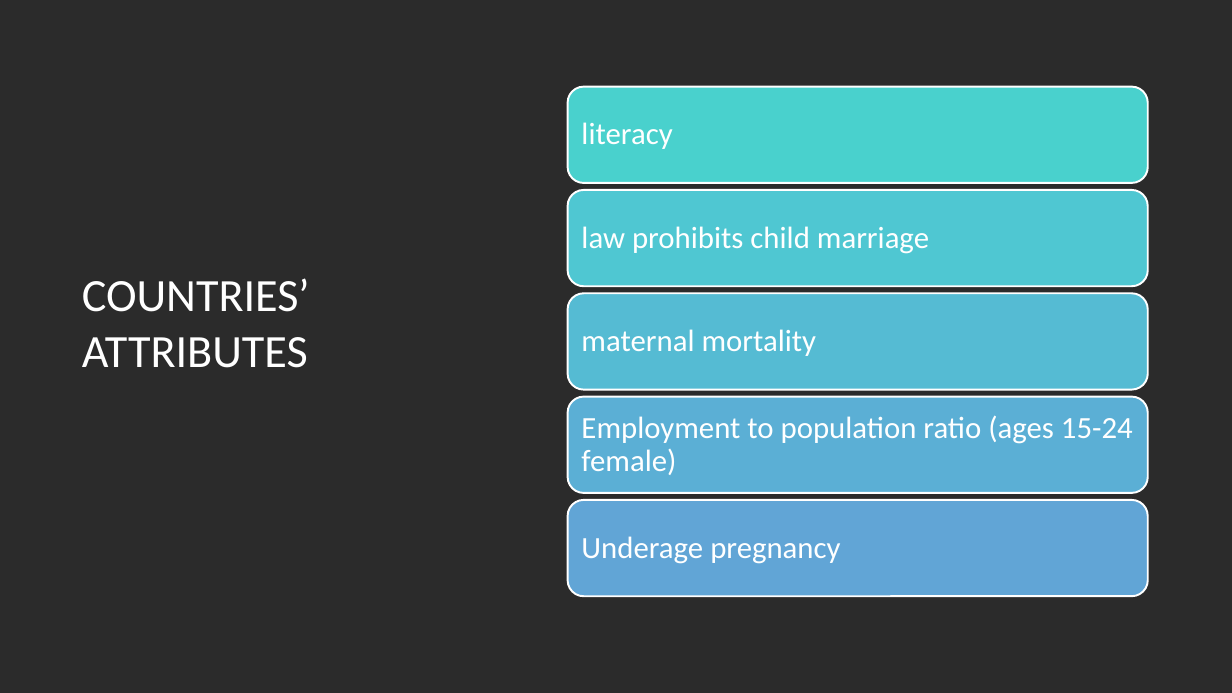
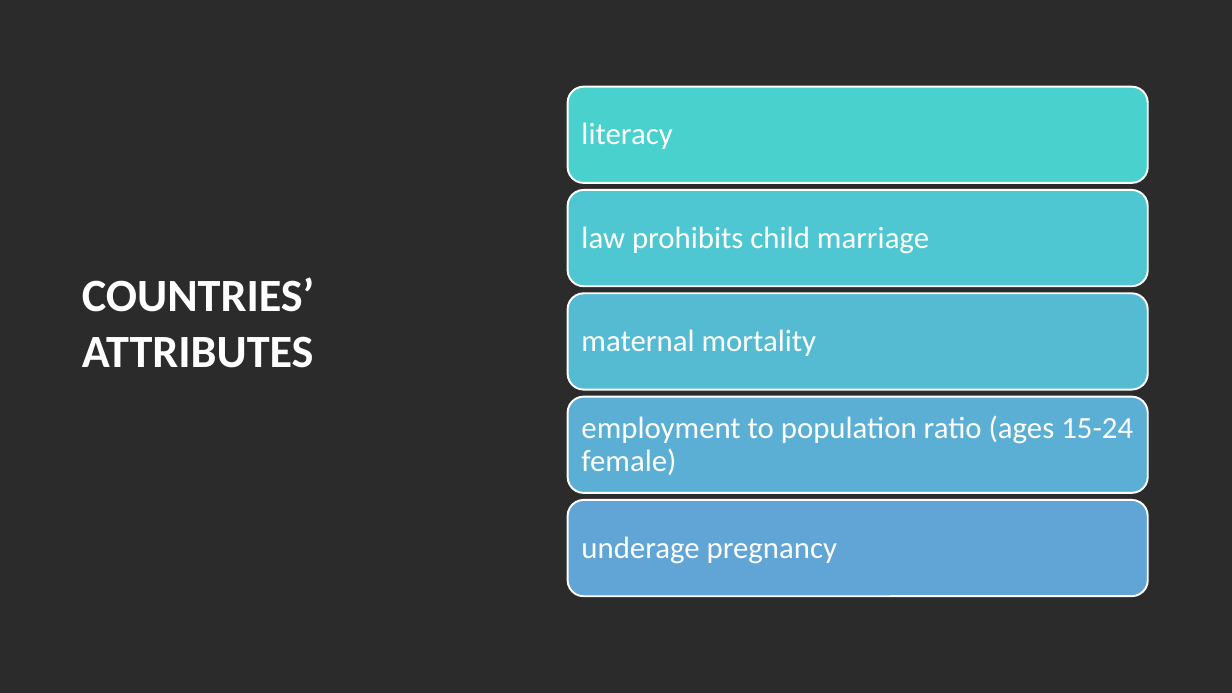
Before and after one commit to glasgow2017/team-5, a slide deck: slide 5 of codeforhood.pptx. Drawn at 1232x693 pixels with LibreOffice and Linux fonts; fonts in the diff are those of the drawing; background and template pictures are left out; a plain dark background stands for a picture behind light text. Boxes give left, top, right and bottom in pixels: in the first picture for what was removed or moved away, otherwise in the second. Text is boxed around its words. In the diff, an @@ line names an element or a change of style, - is before the commit and + after.

```diff
--- a/codeforhood.pptx
+++ b/codeforhood.pptx
@@ title "COUNTRIES’ ATTRIBUTES" at (82,277,314,368): bold on @@
@@ text at (581,416,1133,475): text changed @@
-Employment to population ratio (ages 15-24 female)
+employment to population ratio (ages 15-24 female)
@@ text at (581,536,837,564): text changed @@
-Underage pregnancy
+underage pregnancy
```
Also in this commit, not shown: 5 other slides changed, 1 slide added, 1 slide removed.
